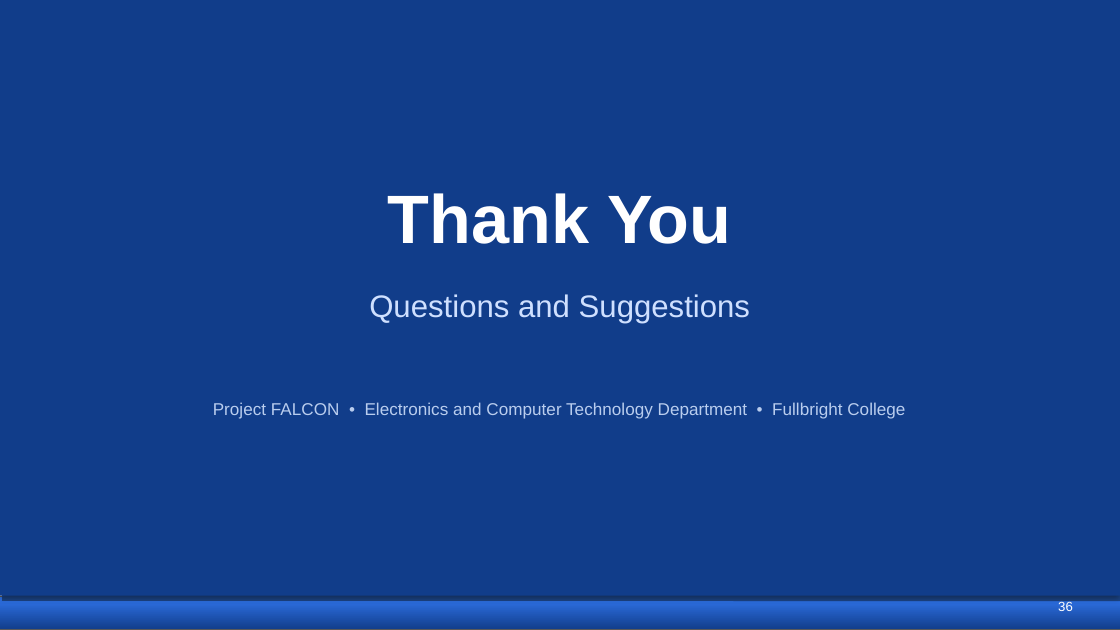
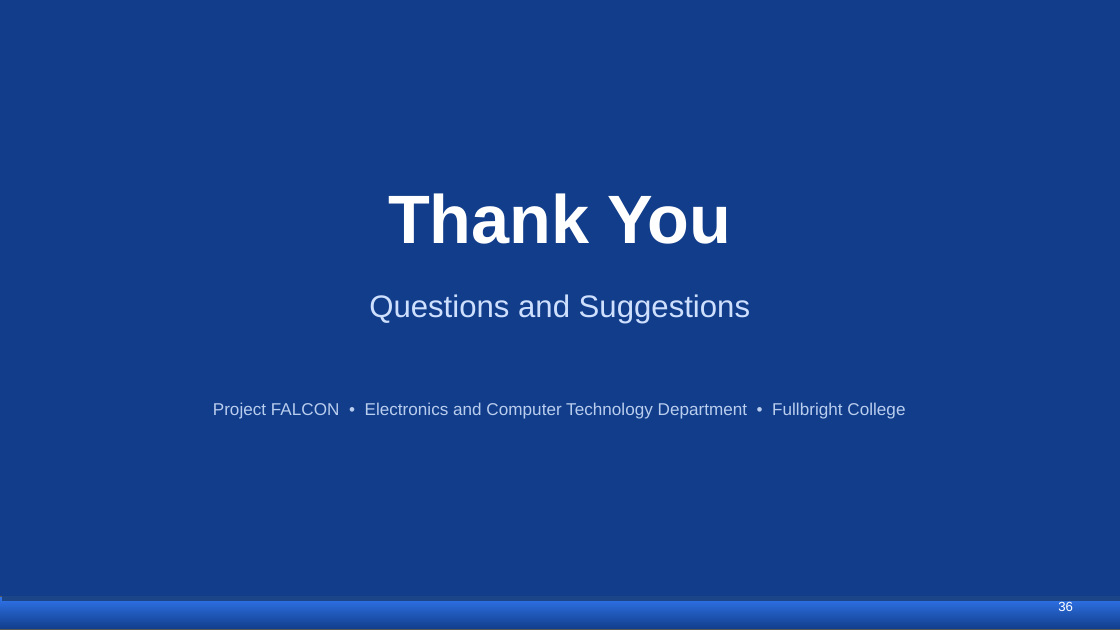
Before and after one commit to Ruzz-1010/Project-FALCON-01, a slide deck: slide 36 of THESIS DOCUMENTATION/FALCON_Proposal_Defense.pptx (slide 35 before the commit). Drawn at 1120x630 pixels with LibreOffice and Linux fonts; fonts in the diff are those of the drawing. Boxes give left, top, right and bottom in pixels: in the first picture for what was removed or moved away, otherwise in the second. Text is boxed around its words. In the diff, an @@ line names an element or a change of style, - is before the commit and + after.

```diff
--- a/THESIS DOCUMENTATION/FALCON_Proposal_Defense.pptx
+++ b/THESIS DOCUMENTATION/FALCON_Proposal_Defense.pptx
@@ rectangle at box(0, 0, 1120, 596): shadow off @@
```
Also in this commit, not shown: 34 other slides changed, 1 slide added.
